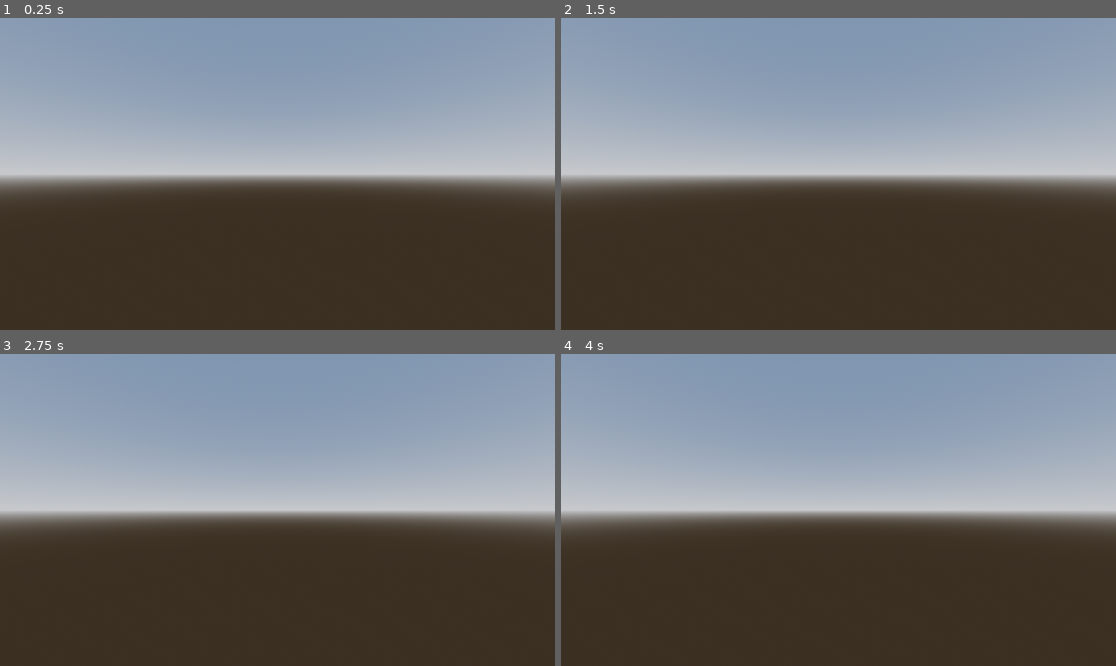
Above: before the commit, frames 1-4 (two rows, left to right).
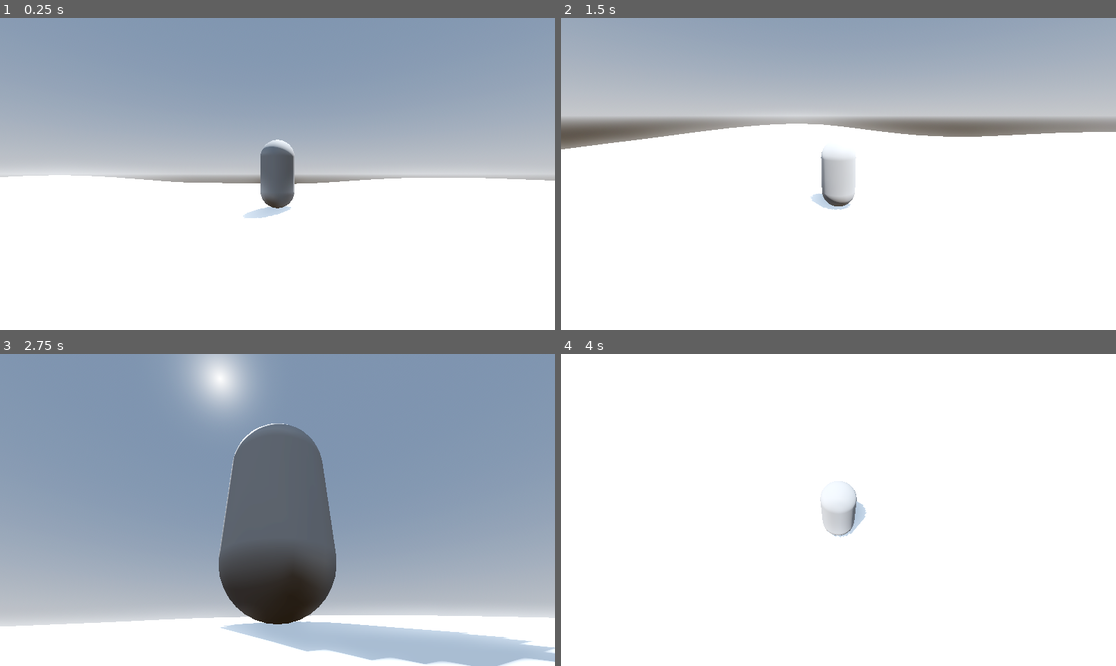
Above: after the commit, the same moments.

Repository: alpacaspar/GolfCourseGame
Game: Godot game, scene res://Main/game.tscn
Same seed, same stepped clock (60 frames per second), same inputs: the game is played once before the commit and once after it.
Inputs (mouse positions are in pixels of both pictures, inside the frame that each line leads up to):
- Up to frame 1 (0.25 s): no input
- Up to frame 2 (1.5 s): tap Enter at 0.5 s; move the mouse to (960, 158) at 0.52 s; hold D (move_right, bound only after the commit) 0.53-1.28 s; move the mouse to (727, 189) at 1.27 s; hold S (move_down, bound only after the commit) from 1.28 s (still down)
- Up to frame 3 (2.75 s): move the mouse to (333, 441) at 2.02 s; release S (move_down, bound only after the commit) at 2.03 s; hold D (move_right, bound only after the commit) from 2.03 s (still down)
- Up to frame 4 (4 s): move the mouse to (810, 572) at 2.77 s; release D (move_right, bound only after the commit) at 2.78 s; hold W (move_up, bound only after the commit) 2.78-3.53 s; tap Space at 3.5 s; move the mouse to (1005, 556) at 3.52 s; hold A (move_left, bound only after the commit) from 3.53 s (still down)

The runs differ from the first frame. In frame 1, 50% of the frame differs, in the area x 0-100%, y 38-100%; in frame 2, 84%; in frame 3, 70%; in frame 4, 100%, in the area x 0-100%, y 0-100%.

Commit message:
Implemented Basic Third-Person Character Controller (#1)
* imported terrain mesh

* created player

* added terrain mesh to scene

* added movement input to input map

* created finite state machine

* implemented state machine into player

* cleaned up code

* replaced script extension with built in node

* fixed warning messages

* updated test terrain

* moved player to better position in scene

Diff:
--- /dev/null
+++ b/Common/FSM/finite_state_machine.gd
@@ -0,0 +1,37 @@
+class_name FSM
+extends Node
+
+
+var states = {}
+
+var current_state : State
+
+
+func _ready():
+	for state in get_children():
+		states[state.name] = state
+
+	current_state = get_child(0)
+
+
+func _input(event):
+	if current_state != null:
+		current_state._on_input(event, self)
+
+
+func _process(delta):
+	if current_state != null:
+		current_state._on_process(delta, self)
+
+
+func _physics_process(delta):
+	if current_state != null:
+		current_state._on_physics_process(delta, self)
+
+
+func _transition_state(new_state : State, _args = {}):
+	if current_state != null:
+		current_state._on_exit(_args)
+
+	current_state = new_state
+	current_state._on_enter(self, _args)
--- /dev/null
+++ b/Common/FSM/state.gd
@@ -0,0 +1,22 @@
+class_name State
+extends Node
+
+
+func _on_enter(_owner : FSM, _args = {}):
+	pass
+
+
+func _on_input(_event, _owner : FSM):
+	pass
+
+
+func _on_process(_delta, _owner : FSM):
+	pass
+
+
+func _on_physics_process(_delta, _owner : FSM):
+	pass
+
+
+func _on_exit(_args = {}):
+	pass
--- /dev/null
+++ b/Entities/Player/idle_state.gd
@@ -0,0 +1,27 @@
+extends State
+
+
+@export var player : CharacterBody3D
+
+
+func _on_enter(_owner : FSM, _args = {}):
+	pass
+
+
+func _on_input(_event, _owner : FSM):
+	pass
+
+
+func _on_process(_delta, _owner : FSM):
+	pass
+
+
+func _on_physics_process(delta, _owner : FSM):
+	player.velocity.y = -1 if player.is_on_floor() else player.velocity.y - player.gravity * delta
+
+	# This function already uses the delta time internally.
+	player.move_and_slide()
+
+
+func _on_exit(_args = {}):
+	pass
--- /dev/null
+++ b/Entities/Player/movement_state.gd
@@ -0,0 +1,37 @@
+extends State
+
+
+@export var player : CharacterBody3D
+
+
+func _on_enter(_owner : FSM, _args = {}):
+	pass
+
+
+func _on_input(event, _owner : FSM):
+	if event is InputEventMouseMotion:
+		player.rotate_y(deg_to_rad(-event.relative.x) * player.SENSITIVITY)
+		player.camera_pivot.rotate_x(deg_to_rad(-event.relative.y) * player.SENSITIVITY)
+
+		player.camera_pivot.rotation_degrees.x = clamp(player.camera_pivot.rotation_degrees.x, -70, 30)
+
+
+func _on_process(_delta, _owner : FSM):
+	pass
+
+
+func _on_physics_process(delta, _owner : FSM):
+	player.velocity.y = -1 if player.is_on_floor() else player.velocity.y - player.gravity * delta
+
+	var input_dir = Input.get_vector("move_left", "move_right", "move_up", "move_down")
+	var direction = (player.transform.basis * Vector3(input_dir.x, 0, input_dir.y)).normalized()
+
+	player.velocity.x = direction.x * player.SPEED
+	player.velocity.z = direction.z * player.SPEED
+
+	# This function already uses the delta time internally.
+	player.move_and_slide()
+
+
+func _on_exit(_args = {}):
+	pass
--- /dev/null
+++ b/Entities/Player/player.gd
@@ -0,0 +1,19 @@
+extends CharacterBody3D
+
+
+const SPEED = 5.0
+const SENSITIVITY = .5
+
+@onready var camera_pivot : Marker3D = $CameraPivot
+@onready var visuals : Node3D = $Visuals
+
+var gravity = ProjectSettings.get_setting("physics/3d/default_gravity")
+
+
+# For debugging purposes.
+func _input(_event):
+	if Input.is_action_just_released("ui_cancel"):
+		if Input.mouse_mode == Input.MOUSE_MODE_VISIBLE:
+			Input.set_mouse_mode(Input.MOUSE_MODE_CAPTURED)
+		else:
+			Input.set_mouse_mode(Input.MOUSE_MODE_VISIBLE)
--- a/Entities/Player/player.tscn
+++ b/Entities/Player/player.tscn
@@ -1,15 +1,49 @@
-[gd_scene load_steps=2 format=3 uid="uid://b3yo3dem2wtkt"]
+[gd_scene load_steps=8 format=3 uid="uid://b3yo3dem2wtkt"]
+
+[ext_resource type="Script" path="res://Entities/Player/player.gd" id="1_qh1c4"]
+[ext_resource type="Script" path="res://Common/FSM/finite_state_machine.gd" id="3_ox5tx"]
+[ext_resource type="Script" path="res://Entities/Player/movement_state.gd" id="4_8jdu4"]
+[ext_resource type="Script" path="res://Entities/Player/idle_state.gd" id="5_fmu0s"]
 
 [sub_resource type="CapsuleShape3D" id="CapsuleShape3D_gusvb"]
 
+[sub_resource type="CapsuleMesh" id="CapsuleMesh_mch17"]
+
+[sub_resource type="SphereShape3D" id="SphereShape3D_nquyv"]
+radius = 0.1
+
 [node name="Player" type="CharacterBody3D"]
+script = ExtResource("1_qh1c4")
 
 [node name="CollisionShape3D" type="CollisionShape3D" parent="."]
 transform = Transform3D(1, 0, 0, 0, 1, 0, 0, 0, 1, 0, 1, 0)
 shape = SubResource("CapsuleShape3D_gusvb")
 
+[node name="Visuals" type="Node3D" parent="."]
+
+[node name="MeshInstance3D" type="MeshInstance3D" parent="Visuals"]
+transform = Transform3D(1, 0, 0, 0, 1, 0, 0, 0, 1, 0, 1, 0)
+mesh = SubResource("CapsuleMesh_mch17")
+skeleton = NodePath("../..")
+
 [node name="CameraPivot" type="Marker3D" parent="."]
 transform = Transform3D(1, 0, 0, 0, 1, 0, 0, 0, 1, 0, 1, 0)
 
-[node name="Camera3D" type="Camera3D" parent="CameraPivot"]
+[node name="SpringArm3D" type="SpringArm3D" parent="CameraPivot"]
+shape = SubResource("SphereShape3D_nquyv")
+spring_length = 6.0
+margin = 0.5
+
+[node name="PlayerCamera" type="Camera3D" parent="CameraPivot/SpringArm3D"]
 transform = Transform3D(1, 0, 0, 0, 1, 0, 0, 0, 1, 0, 0, 5)
+
+[node name="FiniteStateMachine" type="Node" parent="."]
+script = ExtResource("3_ox5tx")
+
+[node name="MovementState" type="Node" parent="FiniteStateMachine" node_paths=PackedStringArray("player")]
+script = ExtResource("4_8jdu4")
+player = NodePath("../..")
+
+[node name="IdleState" type="Node" parent="FiniteStateMachine" node_paths=PackedStringArray("player")]
+script = ExtResource("5_fmu0s")
+player = NodePath("../..")
--- a/Main/golf_course.tscn
+++ b/Main/golf_course.tscn
@@ -1,6 +1,7 @@
-[gd_scene load_steps=5 format=3 uid="uid://dixhhv1bgajy0"]
+[gd_scene load_steps=6 format=3 uid="uid://dixhhv1bgajy0"]
 
 [ext_resource type="PackedScene" uid="uid://b3yo3dem2wtkt" path="res://Entities/Player/player.tscn" id="1_24cwy"]
+[ext_resource type="PackedScene" uid="uid://jv31ak0i6kdc" path="res://Entities/Terrain/golf_terrain.glb" id="2_etm8w"]
 
 [sub_resource type="ProceduralSkyMaterial" id="ProceduralSkyMaterial_en4cg"]
 sky_horizon_color = Color(0.64625, 0.65575, 0.67075, 1)
@@ -25,3 +26,6 @@
 shadow_enabled = true
 
 [node name="Player" parent="." instance=ExtResource("1_24cwy")]
+transform = Transform3D(1, 0, 0, 0, 1, 0, 0, 0, 1, 0, 1, 0)
+
+[node name="Terrain" parent="." instance=ExtResource("2_etm8w")]
--- a/project.godot
+++ b/project.godot
@@ -18,3 +18,30 @@
 [dotnet]
 
 project/assembly_name="GolfCourseGame"
+
+[input]
+
+move_left={
+"deadzone": 0.5,
+"events": [Object(InputEventKey,"resource_local_to_scene":false,"resource_name":"","device":-1,"window_id":0,"alt_pressed":false,"shift_pressed":false,"ctrl_pressed":false,"meta_pressed":false,"pressed":false,"keycode":0,"physical_keycode":65,"key_label":0,"unicode":97,"echo":false,"script":null)
+, Object(InputEventJoypadMotion,"resource_local_to_scene":false,"resource_name":"","device":-1,"axis":0,"axis_value":-1.0,"script":null)
+]
+}
+move_right={
+"deadzone": 0.5,
+"events": [Object(InputEventKey,"resource_local_to_scene":false,"resource_name":"","device":-1,"window_id":0,"alt_pressed":false,"shift_pressed":false,"ctrl_pressed":false,"meta_pressed":false,"pressed":false,"keycode":0,"physical_keycode":68,"key_label":0,"unicode":100,"echo":false,"script":null)
+, Object(InputEventJoypadMotion,"resource_local_to_scene":false,"resource_name":"","device":-1,"axis":0,"axis_value":1.0,"script":null)
+]
+}
+move_up={
+"deadzone": 0.5,
+"events": [Object(InputEventKey,"resource_local_to_scene":false,"resource_name":"","device":-1,"window_id":0,"alt_pressed":false,"shift_pressed":false,"ctrl_pressed":false,"meta_pressed":false,"pressed":false,"keycode":0,"physical_keycode":87,"key_label":0,"unicode":119,"echo":false,"script":null)
+, Object(InputEventJoypadMotion,"resource_local_to_scene":false,"resource_name":"","device":-1,"axis":1,"axis_value":-1.0,"script":null)
+]
+}
+move_down={
+"deadzone": 0.5,
+"events": [Object(InputEventKey,"resource_local_to_scene":false,"resource_name":"","device":-1,"window_id":0,"alt_pressed":false,"shift_pressed":false,"ctrl_pressed":false,"meta_pressed":false,"pressed":false,"keycode":0,"physical_keycode":83,"key_label":0,"unicode":115,"echo":false,"script":null)
+, Object(InputEventJoypadMotion,"resource_local_to_scene":false,"resource_name":"","device":-1,"axis":1,"axis_value":1.0,"script":null)
+]
+}
Binary file added: Entities/Terrain/golf_terrain.glb
Not shown, added: Entities/Terrain/golf_terrain.glb.import
